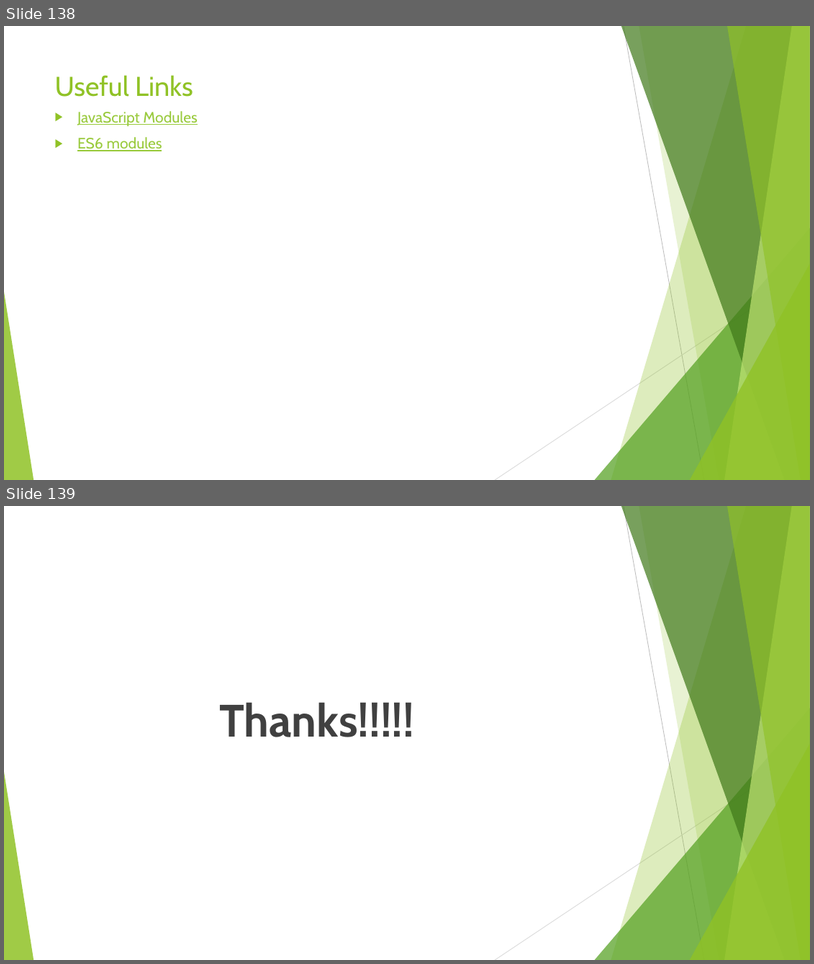
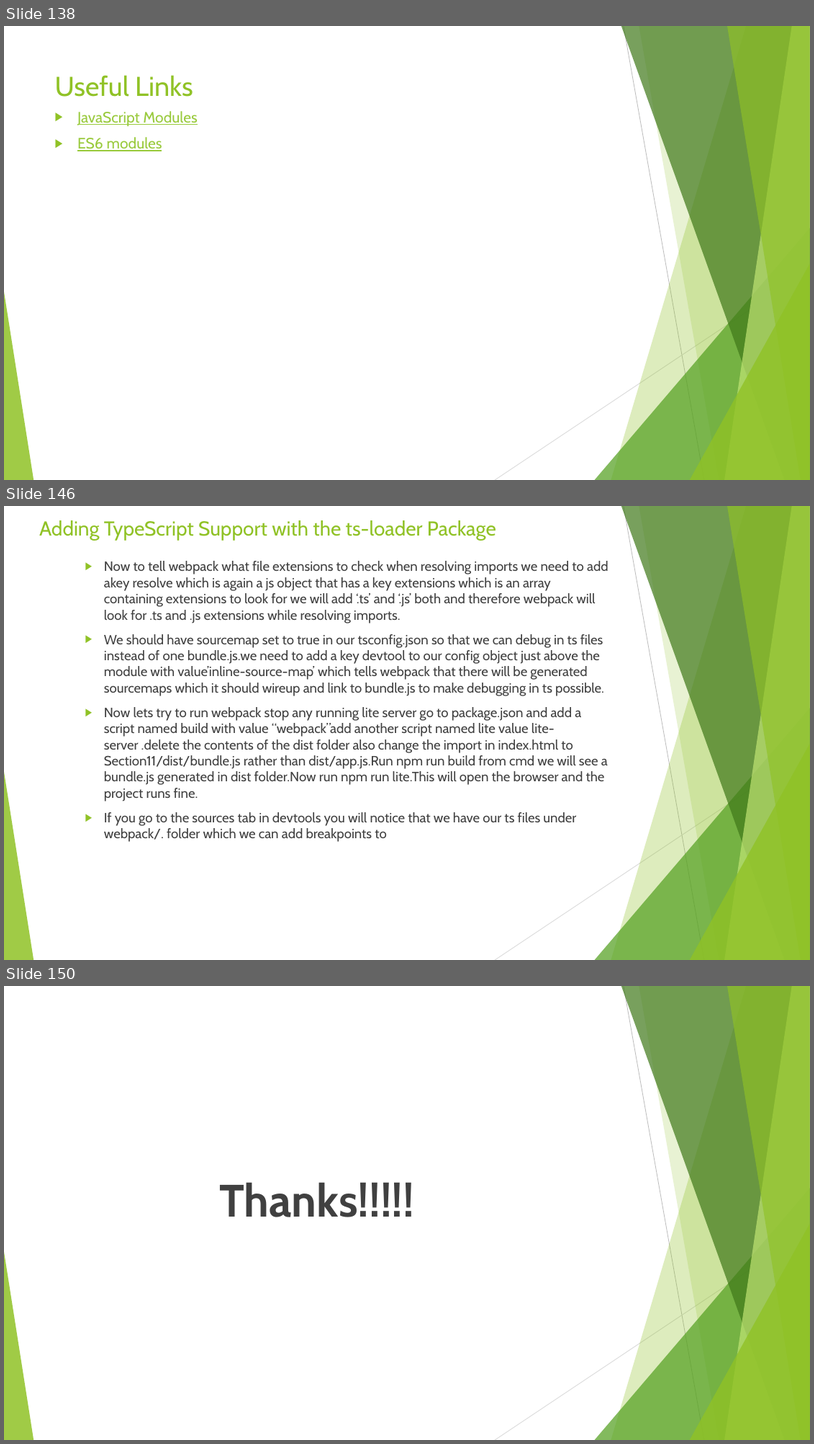
Before and after one commit to rudhrainfogain/TypeScript, a slide deck: PPT/TypeScriptv10.pptx. Shown one above the other, each under a label of ours: slides 138 and 139 before the commit, slides 138, 146 and 150 after it; the slides between them are not shown. The pictures are 814x964 and 814x1444 pixels, drawn with LibreOffice and Linux fonts; fonts in the diff are those of the drawing. Boxes give left, top, right and bottom in pixels: in the first picture for what was removed or moved away, otherwise in the second. Text is boxed around its words. In the diff, an @@ line names an element or a change of style, - is before the commit and + after.

Commit message:
Webpack complete

```diff
--- a/PPT/TypeScriptv10.pptx
+++ b/PPT/TypeScriptv10.pptx
@@ slide 146 added at [4,506,810,960], background #FFFFFF; not listed: 10 template elements that a slide beside it also shows @@
@@ title added at [39,520,496,541], 24 pt, text #90C226 @@
+Adding TypeScript Support with the ts-loader Package
@@ text added at [104,561,609,842], 16 pt, text #404040 @@
+  ▶ Now to tell webpack what file extensions to check when resolving imports we need to add akey resolve which is again a js object that has a key extensions which is an array containing extensions to look for we will add ‘.ts’ and ‘.js’ both and therefore webpack will look for .ts and .js extensions while resolving imports.
+  ▶ We should have sourcemap set to true in our tsconfig.json so that we can debug in ts files instead of one bundle.js.we need to add a key devtool to our config object just above the module with value’inline-source-map’ which tells webpack that there will be generated sourcemaps which it should wireup and link to bundle.js to make debugging in ts possible.
+  ▶ Now lets try to run webpack stop any running lite server go to package.json and add a script named build with value “webpack”add another script named lite value lite-server .delete the contents of the dist folder also change the import in index.html to Section11/dist/bundle.js rather than dist/app.js.Run npm run build from cmd we will see a bundle.js generated in dist folder.Now run npm run lite.This will open the browser and the project runs fine.
+  ▶ If you go to the sources tab in devtools you will notice that we have our ts files under webpack/. folder which we can add breakpoints to
@@ what was slide 139 is now slide 150 @@
```
Also in this commit, not shown: 10 other slides added, 21 other files.
